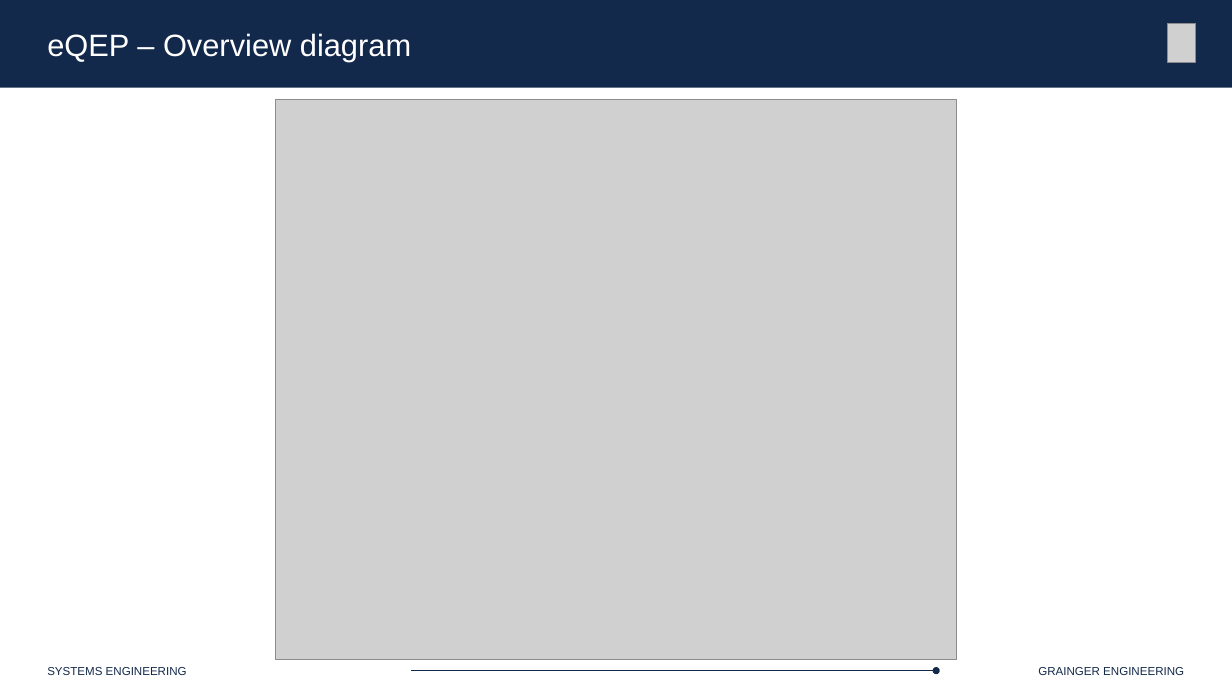
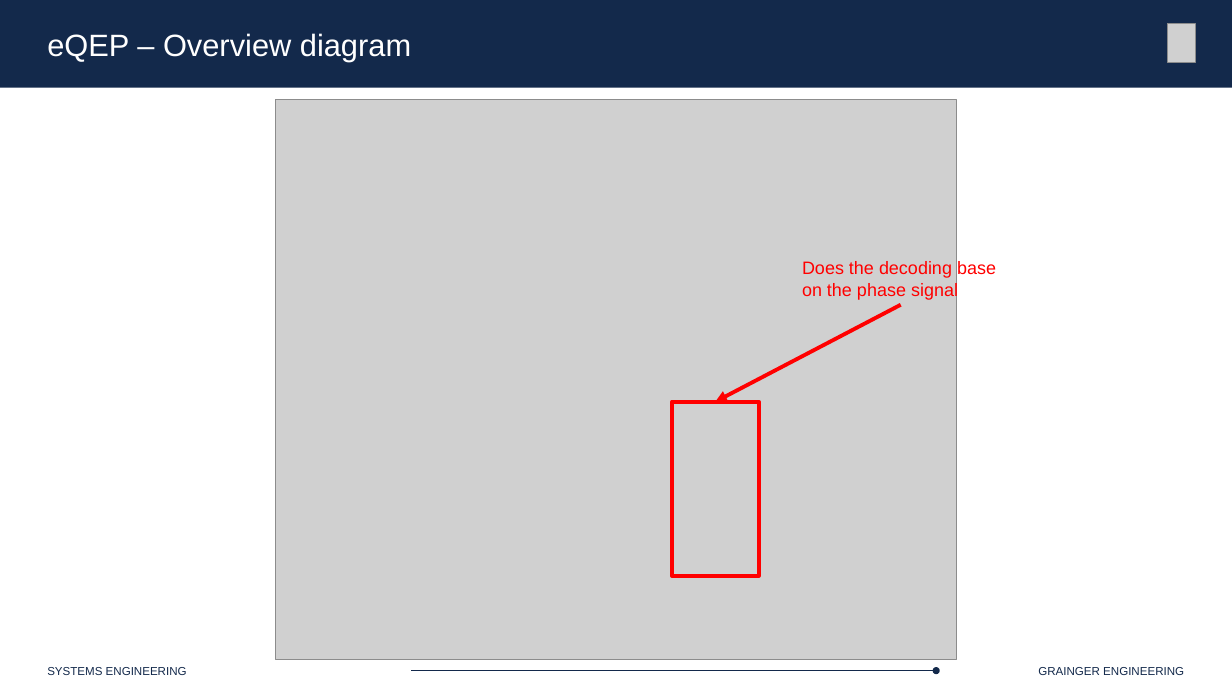
Before and after one commit to Marius-Juston/SE-423---Class-Material, a slide deck: slide 24 of Lectures/Slides/L6.pptx (slide 23 before the commit). Drawn at 1232x693 pixels with LibreOffice and Linux fonts; fonts in the diff are those of the drawing; grey boxes stand for pictures. Boxes give left, top, right and bottom in pixels: in the first picture for what was removed or moved away, otherwise in the second. Text is boxed around its words. In the diff, an @@ line names an element or a change of style, - is before the commit and + after.

```diff
--- a/Lectures/Slides/L6.pptx
+++ b/Lectures/Slides/L6.pptx
@@ text added at (802, 261, 996, 300), 14 pt, text #FF0000 @@
+Does the decoding base on the phase signal
@@ arrow added from (901, 305) to (715, 402), #FF0000 3 pt @@
@@ rectangle added at (672, 402, 759, 576), outline #FF0000 3 pt @@
```
Also in this commit, not shown: 9 other slides changed, 15 slides added, 1 other file.
